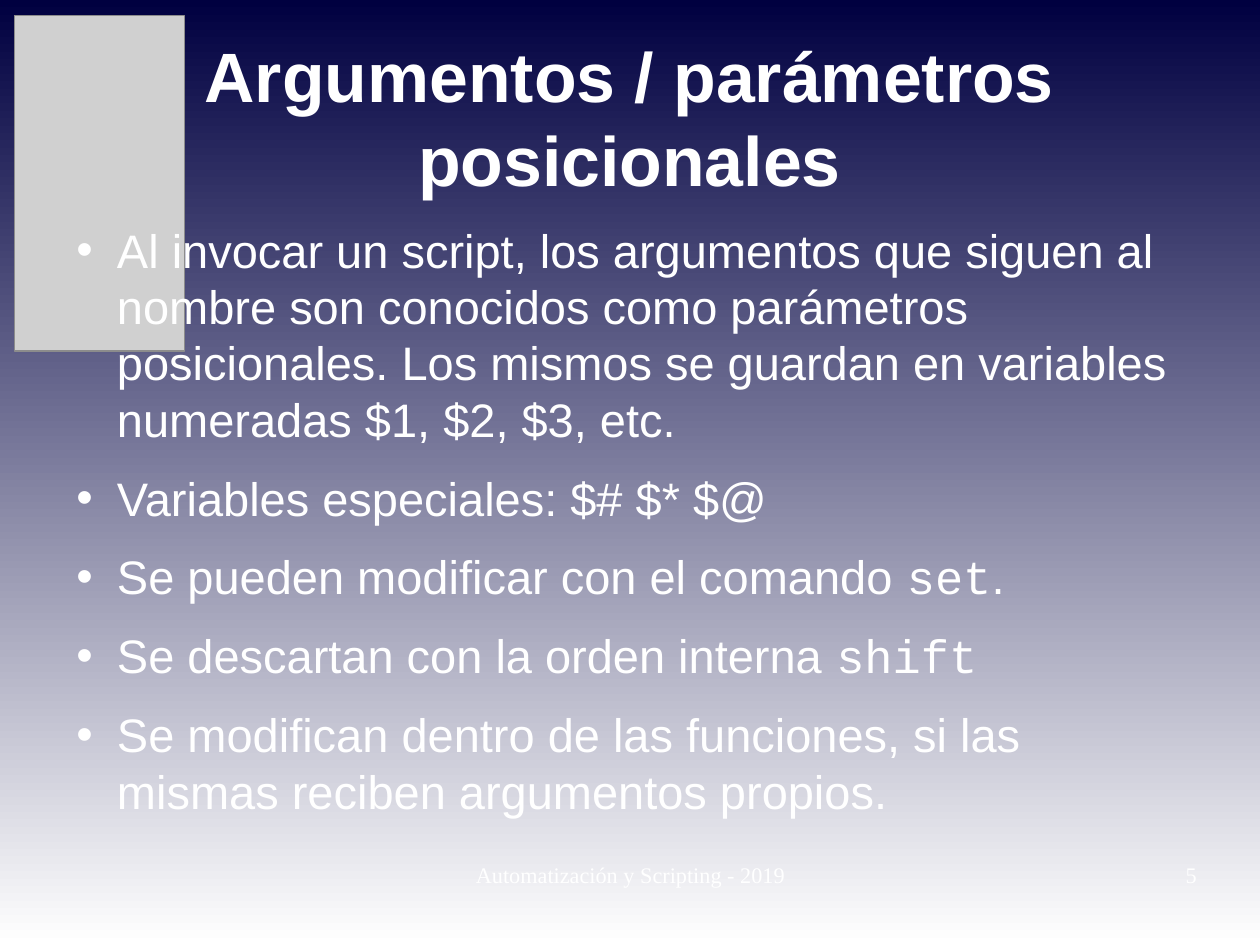
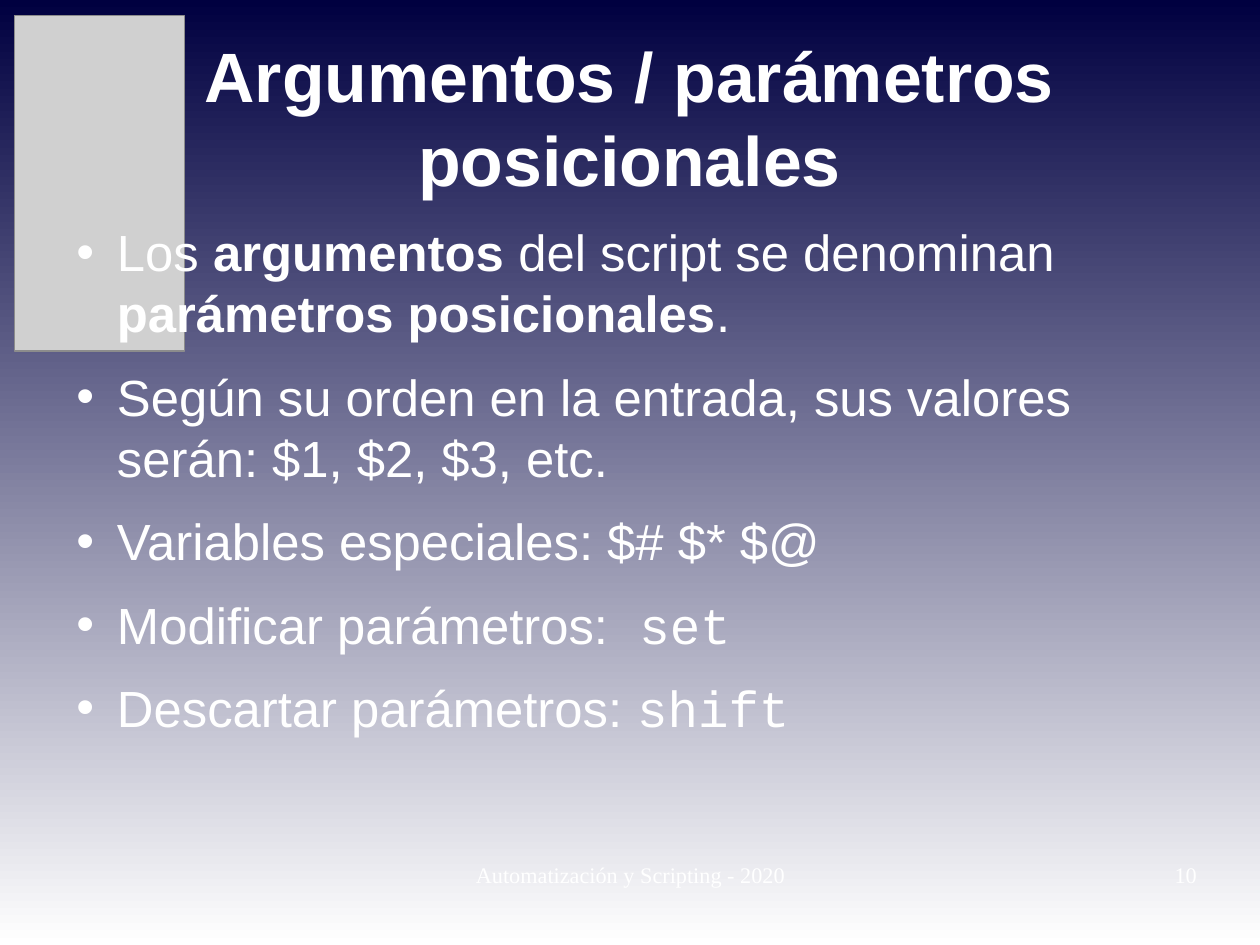
Before and after one commit to niniadcobre/-AutoyScripting, a slide deck: slide 10 of clases/AYS_clase03.odp (slide 5 before the commit). Drawn at 1260x945 pixels with LibreOffice and Linux fonts; fonts in the diff are those of the drawing; grey boxes stand for pictures. Boxes give left, top, right and bottom in pixels: in the first picture for what was removed or moved away, otherwise in the second. Text is boxed around its words. In the diff, an @@ line names an element or a change of style, - is before the commit and + after.

```diff
--- a/clases/AYS_clase03.odp
+++ b/clases/AYS_clase03.odp
@@ text at [117,231,1071,484]: text changed; size 29.6 to 32 pt @@
-• Al invocar un script, los argumentos que siguen al nombre son conocidos como parámetros posicionales. Los mismos se guardan en variables numeradas $1, $2, $3, etc.
+• Los argumentos del script se denominan parámetros posicionales.
+• Según su orden en la entrada, sus valores serán: $1, $2, $3, etc.
@@ text at [117,523,593,571]: size 29.6 to 32 pt in "Variables especiales: $# $* $@" @@
@@ text at [117,607,789,737]: text changed; size 29.6 to 32 pt @@
-• Se pueden modificar con el comando set.
-• Se descartan con la orden interna shift
-• Se modifican dentro de las funciones, si las mismas reciben argumentos propios.
+• Modificar parámetros: set
+• Descartar parámetros: shift
```
Also in this commit, not shown: 10 other slides changed, 1 slide added, 6 other files.
